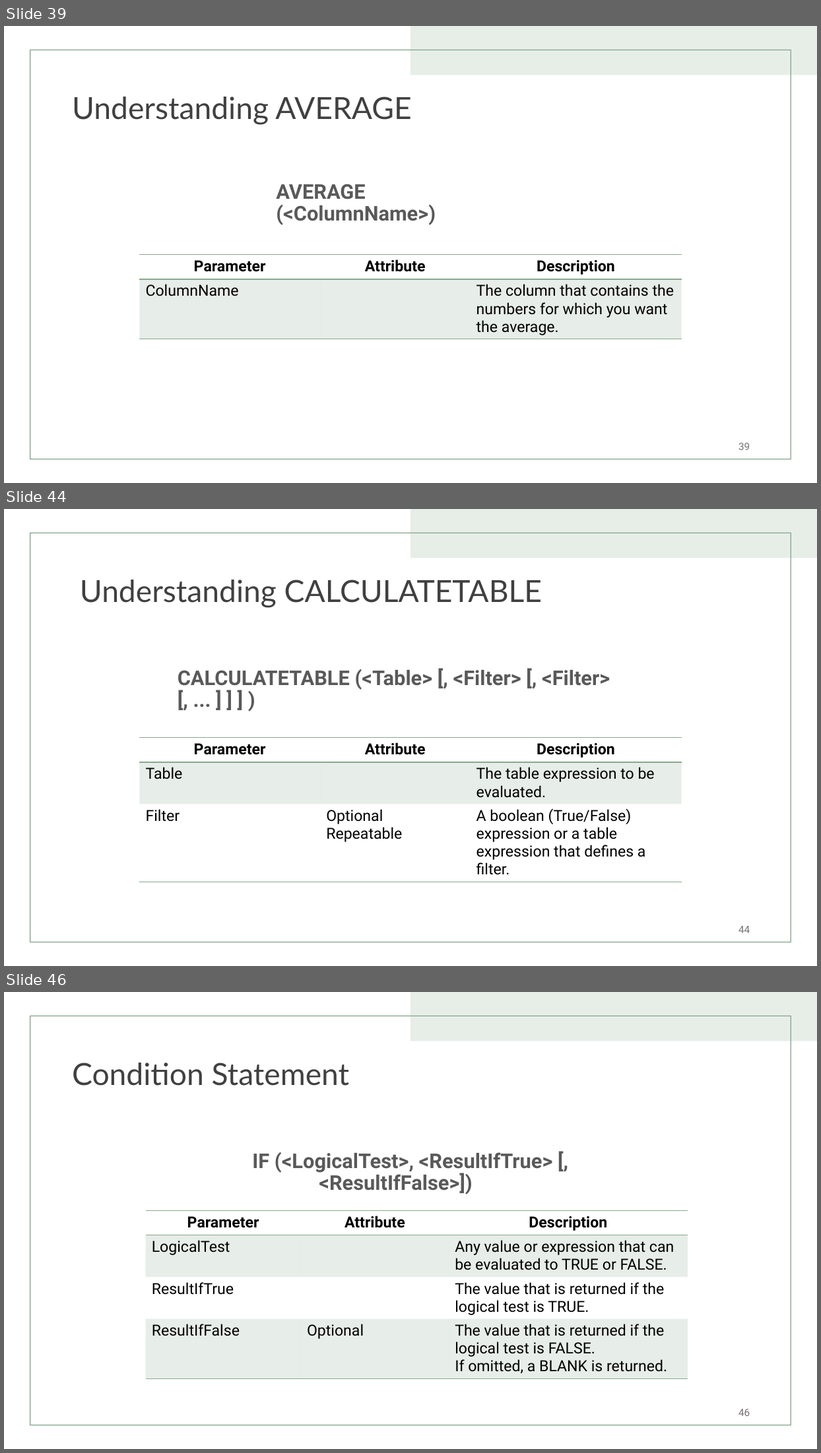
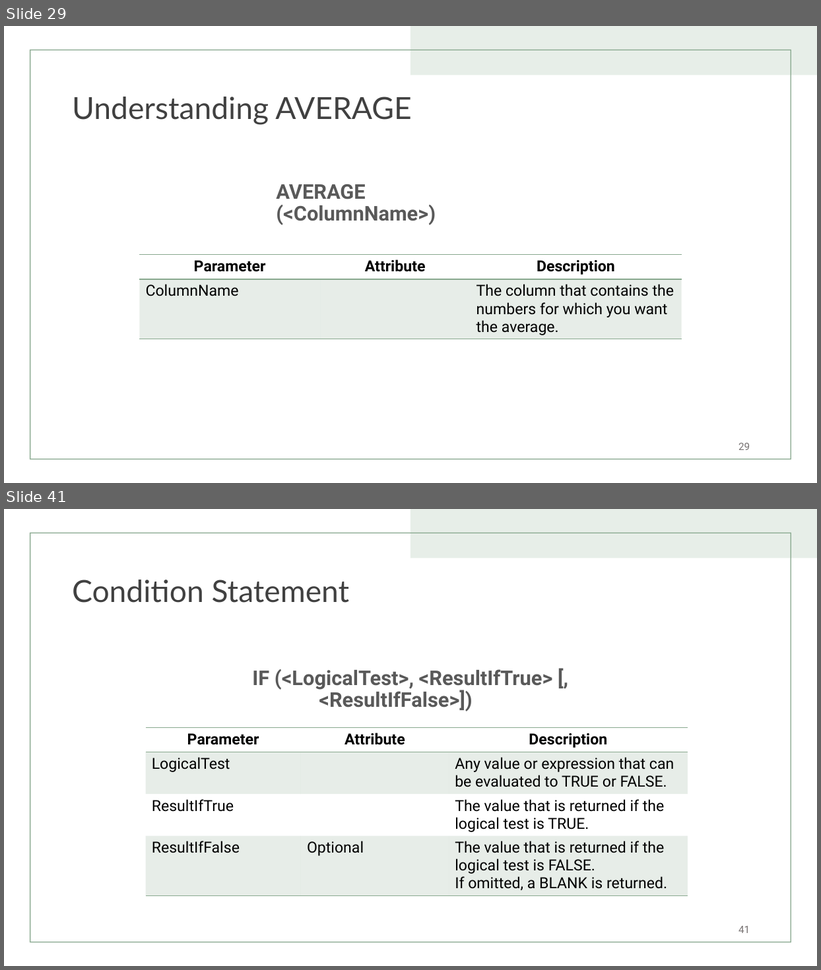
Before and after one commit to TizCloud/DAX-in-A-Day, a slide deck: Data Analysis Expression (DAX) for Power BI - Update.pptx. Shown one above the other, each under a label of ours: slides 39, 44 and 46 before the commit, slides 29 and 41 after it; the slides between them are not shown. The pictures are 821x1453 and 821x970 pixels, drawn with LibreOffice and Linux fonts; fonts in the diff are those of the drawing. Boxes give left, top, right and bottom in pixels: in the first picture for what was removed or moved away, otherwise in the second. Text is boxed around its words. In the diff, an @@ line names an element or a change of style, - is before the commit and + after.

```diff
--- a/Data Analysis Expression (DAX) for Power BI - Update.pptx
+++ b/Data Analysis Expression (DAX) for Power BI - Update.pptx
@@ slide 44 removed at bbox=[4, 509, 817, 966], background #FFFFFF; not listed: 2 template elements that a slide beside it also shows @@
@@ title removed at bbox=[80, 580, 542, 608] @@
-Understanding CALCULATETABLE
@@ text removed at bbox=[178, 669, 610, 691] @@
-CALCULATETABLE (<Table> [, <Filter> [, <Filter> [, ... ] ] ] )
@@ table removed at bbox=[139, 738, 681, 878], 3 rows, 3 columns @@
-Parameter | Attribute | Description
-Table |  | The table expression to be evaluated.
-Filter | Optional / Repeatable | A boolean (True/False) expression or a table expression that defines a filter.
@@ page number removed at bbox=[739, 926, 750, 933] @@
-44
@@ what was slide 39 is now slide 29 @@
@@ page number at bbox=[739, 443, 750, 450]: text changed @@
-39
+29
@@ what was slide 46 is now slide 41 @@
@@ page number at bbox=[739, 926, 750, 933]: text changed @@
-46
+41
```
Also in this commit, not shown: 6 slides changed, 5 slides added, 28 other slides removed.
